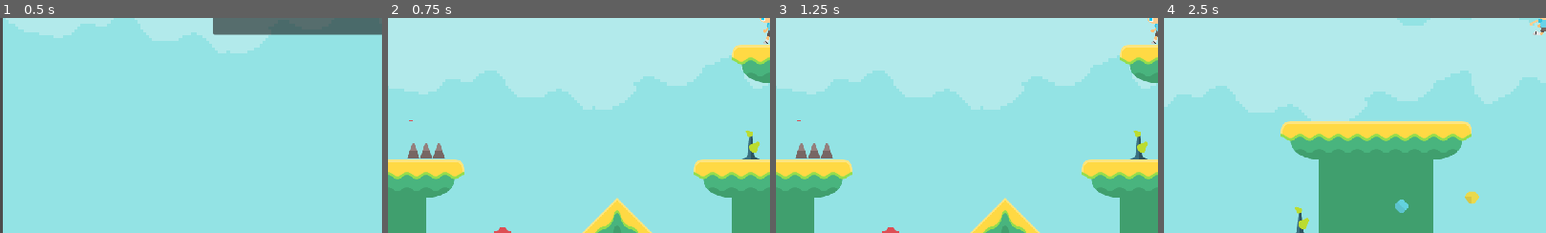
Above: before the commit, frames 1-4 (left to right).
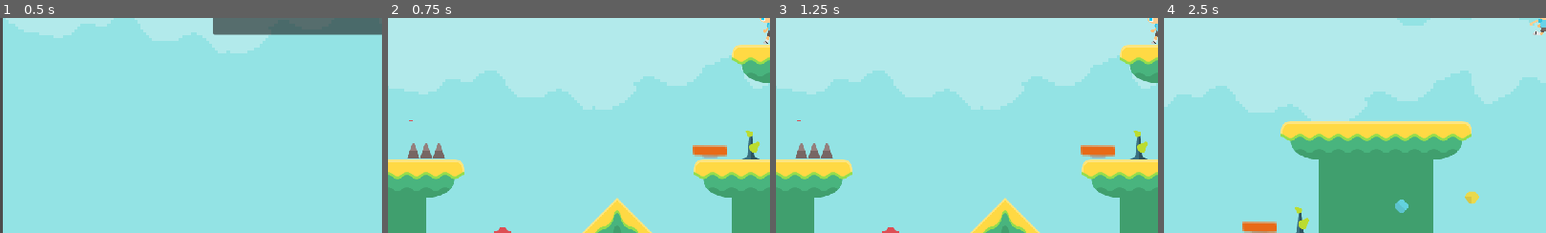
Above: after the commit, the same moments.

Repository: BridenJP/2D-platformer-sample-Godot4
Game: Godot game, scene res://main.tscn
Two runs of this game, one before a commit and one after it. Both use one fixed random seed, a clock stepped at 60 frames per second and the inputs below. Sound files missing from this copy of the repository are replaced by a short silence.
Inputs:
- Up to frame 1 (0.5 s): no input
- Up to frame 2 (0.75 s): click "START" at 0.5 s
- Up to frame 3 (1.25 s): no input
- Up to frame 4 (2.5 s): tap Enter (ui_accept) at 1.25, 2.27, 2.3 s; hold Enter (ui_accept) 1.28-2.03 s; hold Right (go_right) from 1.28 s (still down); tap Shift (power) at 2.1 s
The pictures show only the part of the screen within x 0-50%, y 50-100%; the shares and areas given below are measured in that part.

Frame 1 is identical in both runs. In frame 2, 0.5% of the frame differs, in the area x 79-89%, y 59-66%; in frame 3, 0.5%; in frame 4, 0.5%.

Commit message:
Subclassed collectibles. Prototype spring platform.

Diff:
--- /dev/null
+++ b/Assets/spring.svg
@@ -0,0 +1,229 @@
+<?xml version="1.0" encoding="UTF-8" standalone="no"?>
+<!-- Created with Inkscape (http://www.inkscape.org/) -->
+
+<svg
+   width="40"
+   height="40"
+   viewBox="0 0 40 40"
+   version="1.1"
+   id="svg8"
+   inkscape:version="1.2.2 (732a01da63, 2022-12-09)"
+   sodipodi:docname="spring.svg"
+   inkscape:export-filename="spring.png"
+   inkscape:export-xdpi="96"
+   inkscape:export-ydpi="96"
+   xmlns:inkscape="http://www.inkscape.org/namespaces/inkscape"
+   xmlns:sodipodi="http://sodipodi.sourceforge.net/DTD/sodipodi-0.dtd"
+   xmlns="http://www.w3.org/2000/svg"
+   xmlns:svg="http://www.w3.org/2000/svg"
+   xmlns:rdf="http://www.w3.org/1999/02/22-rdf-syntax-ns#"
+   xmlns:cc="http://creativecommons.org/ns#"
+   xmlns:dc="http://purl.org/dc/elements/1.1/">
+  <defs
+     id="defs2" />
+  <sodipodi:namedview
+     id="base"
+     pagecolor="#ffffff"
+     bordercolor="#666666"
+     borderopacity="1.0"
+     inkscape:pageopacity="0.0"
+     inkscape:pageshadow="2"
+     inkscape:zoom="15.839192"
+     inkscape:cx="7.0395006"
+     inkscape:cy="25.190679"
+     inkscape:document-units="px"
+     inkscape:current-layer="layer1"
+     showgrid="true"
+     inkscape:window-width="2880"
+     inkscape:window-height="1586"
+     inkscape:window-x="5749"
+     inkscape:window-y="-11"
+     inkscape:window-maximized="1"
+     units="mm"
+     inkscape:showpageshadow="2"
+     inkscape:pagecheckerboard="0"
+     inkscape:deskcolor="#d1d1d1">
+    <inkscape:grid
+       type="xygrid"
+       id="grid3450"
+       spacingx="2"
+       spacingy="2"
+       empspacing="10"
+       enabled="true" />
+  </sodipodi:namedview>
+  <metadata
+     id="metadata5">
+    <rdf:RDF>
+      <cc:Work
+         rdf:about="">
+        <dc:format>image/svg+xml</dc:format>
+        <dc:type
+           rdf:resource="http://purl.org/dc/dcmitype/StillImage" />
+      </cc:Work>
+    </rdf:RDF>
+  </metadata>
+  <g
+     inkscape:label="Layer 1"
+     inkscape:groupmode="layer"
+     id="layer1"
+     transform="translate(0,-749.3333)">
+    <g
+       id="g3483"
+       transform="matrix(0.94190537,0,0,1.0334041,0.71170511,-12.916055)"
+       style="stroke-width:1.01359">
+      <g
+         transform="matrix(0.26458333,0,0,0.26458333,-283.79622,662.81093)"
+         id="g1683"
+         style="stroke-width:1.01359">
+        <g
+           id="use1681"
+           style="stroke-width:1.01359">
+          <path
+             fill="#98b6b8"
+             stroke="none"
+             d="m 1127.45,422.85 q 1.4,-0.4 2.45,-1.45 1.1,-1.1 1.45,-2.55 h -40.7 q 0.35,1.45 1.45,2.55 1.05,1.05 2.45,1.45 h 32.9 m -31.35,4.55 q 1.6,1.6 3.9,1.6 h 22 q 2.3,0 3.9,-1.6 1.1,-1.1 1.45,-2.55 h -32.7 q 0.35,1.45 1.45,2.55 m 37.8,-17.8 q -1.6,-1.6 -3.9,-1.6 h -38 q -2.3,0 -3.9,1.6 -1.25,1.25 -1.5,2.9 0.25,1.65 1.5,2.9 1.05,1.05 2.45,1.45 h 40.9 q 1.4,-0.4 2.45,-1.45 1.25,-1.25 1.55,-2.9 -0.3,-1.65 -1.55,-2.9 z"
+             id="path3405"
+             style="stroke-width:1.04438" />
+          <path
+             fill="#84a4a6"
+             stroke="none"
+             d="m 1094.5,423.5 q 0,0.7 0.15,1.35 h 32.7 q 0.15,-0.65 0.15,-1.35 0,-0.35 -0.05,-0.65 h -32.9 q -0.05,0.3 -0.05,0.65 m 36.85,-4.65 q 0.15,-0.65 0.15,-1.35 0,-0.35 -0.05,-0.65 h -40.9 q -0.05,0.3 -0.05,0.65 0,0.7 0.15,1.35 z"
+             id="path3407"
+             style="stroke-width:1.04438" />
+          <path
+             fill="#b1cccd"
+             stroke="none"
+             d="m 1135.45,412.5 q 0.05,-0.5 0.05,-1 0,-2.3 -1.6,-3.9 -1.6,-1.6 -3.9,-1.6 h -38 q -2.3,0 -3.9,1.6 -1.6,1.6 -1.6,3.9 0,0.5 0.1,1 0.25,-1.65 1.5,-2.9 1.6,-1.6 3.9,-1.6 h 38 q 2.3,0 3.9,1.6 1.25,1.25 1.55,2.9 z"
+             id="path3409"
+             style="stroke-width:1.04438" />
+        </g>
+      </g>
+      <g
+         transform="matrix(0.26458333,0,0,0.26458333,-283.79622,662.81093)"
+         id="g2519"
+         style="stroke-width:1.01359">
+        <g
+           id="use2517"
+           style="stroke-width:1.01359">
+          <path
+             fill="#e86a17"
+             stroke="none"
+             d="m 1141.95,394.1 -64.25,-1.35 q -3.9,-0.1 -3.75,4 l 0.75,11.25 q 0.45,3.95 4.3,4.1 l 63,1.35 q 3.85,0 4,-3.9 v -11.3 q -0.15,-4.1 -4.05,-4.15 z"
+             id="path3399"
+             style="stroke-width:1.04438" />
+          <path
+             fill="#f5873f"
+             stroke="none"
+             d="m 1077.55,390.6 q -4.1,-0.1 -3.75,4.25 l 0.15,1.9 q -0.15,-4.1 3.75,-4 l 64.25,1.35 q 3.9,0.05 4.05,4.15 v -1.9 q -0.05,-4.35 -4.1,-4.45 z"
+             id="path3401"
+             style="stroke-width:1.04438" />
+        </g>
+      </g>
+    </g>
+    <g
+       id="g3472"
+       transform="translate(0.69392079,-20.213048)">
+      <g
+         transform="matrix(0.24921246,0,0,0.24645937,-267.2914,671.49231)"
+         id="g2835"
+         style="stroke-width:1.06759">
+        <g
+           id="use2833"
+           style="stroke-width:1.06759">
+          <path
+             fill="#98b6b8"
+             stroke="none"
+             d="m 1094.65,474.85 q 0.35,1.45 1.45,2.55 1.6,1.6 3.9,1.6 h 22 q 2.3,0 3.9,-1.6 1.1,-1.1 1.45,-2.55 h -32.7 m -4,-6 q 0.35,1.45 1.45,2.55 1.05,1.05 2.45,1.45 h 32.9 q 1.4,-0.4 2.45,-1.45 1.1,-1.1 1.45,-2.55 h -40.7 M 1092,458 q -2.3,0 -3.9,1.6 -1.25,1.25 -1.5,2.9 0.25,1.65 1.5,2.9 1.05,1.05 2.45,1.45 h 40.9 q 1.4,-0.4 2.45,-1.45 1.25,-1.25 1.55,-2.9 -0.3,-1.65 -1.55,-2.9 -1.6,-1.6 -3.9,-1.6 z"
+             id="path3379"
+             style="stroke-width:1.10002" />
+          <path
+             fill="#84a4a6"
+             stroke="none"
+             d="m 1094.55,472.85 q -0.05,0.3 -0.05,0.65 0,0.7 0.15,1.35 h 32.7 q 0.15,-0.65 0.15,-1.35 0,-0.35 -0.05,-0.65 h -32.9 m -4,-6 q -0.05,0.3 -0.05,0.65 0,0.7 0.15,1.35 h 40.7 q 0.15,-0.65 0.15,-1.35 0,-0.35 -0.05,-0.65 z"
+             id="path3381"
+             style="stroke-width:1.10002" />
+          <path
+             fill="#b1cccd"
+             stroke="none"
+             d="m 1135.45,462.5 q 0.05,-0.5 0.05,-1 0,-2.3 -1.6,-3.9 -1.6,-1.6 -3.9,-1.6 h -38 q -2.3,0 -3.9,1.6 -1.6,1.6 -1.6,3.9 0,0.5 0.1,1 0.25,-1.65 1.5,-2.9 1.6,-1.6 3.9,-1.6 h 38 q 2.3,0 3.9,1.6 1.25,1.25 1.55,2.9 z"
+             id="path3383"
+             style="stroke-width:1.10002" />
+        </g>
+      </g>
+      <g
+         transform="matrix(0.24921246,0,0,0.24645937,-267.2914,671.49231)"
+         id="g2839"
+         style="stroke-width:1.06759">
+        <g
+           id="use2837"
+           style="stroke-width:1.06759">
+          <path
+             fill="#e86a17"
+             stroke="none"
+             d="m 1146,458.25 q -0.15,-4.1 -4.05,-4.15 l -64.25,-1.35 q -3.9,-0.1 -3.75,4 l 0.75,11.25 q 0.45,3.95 4.3,4.1 l 63,1.35 q 3.85,0 4,-3.9 z"
+             id="path3387"
+             style="stroke-width:1.10002" />
+          <path
+             fill="#f5873f"
+             stroke="none"
+             d="m 1146,456.35 q -0.05,-4.35 -4.1,-4.45 l -64.35,-1.3 q -4.1,-0.1 -3.75,4.25 l 0.15,1.9 q -0.15,-4.1 3.75,-4 l 64.25,1.35 q 3.9,0.05 4.05,4.15 z"
+             id="path3389"
+             style="stroke-width:1.10002" />
+        </g>
+      </g>
+    </g>
+    <g
+       id="g3461"
+       transform="matrix(0.94190537,0,0,1.0392407,-4.2095408,-50.961675)"
+       style="stroke-width:1.01074">
+      <g
+         transform="matrix(0.26458333,0,0,0.26458333,-283.79622,662.81093)"
+         id="g1679"
+         style="stroke-width:1.01074">
+        <g
+           id="use1677"
+           style="stroke-width:1.01074">
+          <path
+             fill="#677f80"
+             stroke="none"
+             d="m 1216.7,470.65 3.25,-6.5 h -18.5 l 3.25,6.5 h 12 m 7,-14 3,-6 h -32 l 3,6 z"
+             id="path3413"
+             style="stroke-width:1.04144" />
+          <path
+             fill="#98b6b8"
+             stroke="none"
+             d="m 1224.35,473.75 q -1.1,-1.1 -2.65,-1.1 h -22 q -1.55,0 -2.65,1.1 -0.75,0.75 -0.95,1.65 0.2,0.9 0.95,1.65 1.1,1.1 2.65,1.1 h 22 q 1.55,0 2.65,-1.1 0.75,-0.75 1,-1.65 -0.25,-0.9 -1,-1.65 m 6,-12.35 q -0.25,-0.9 -1,-1.65 -0.4,-0.4 -0.85,-0.65 -0.8,-0.45 -1.8,-0.45 h -32 q -1,0 -1.75,0.45 -0.5,0.25 -0.9,0.65 -0.75,0.75 -0.95,1.65 0.2,0.9 0.95,1.65 1.1,1.1 2.65,1.1 h 6.75 18.5 6.75 q 1.55,0 2.65,-1.1 0.75,-0.75 1,-1.65 m 1.35,-10.75 q 1.55,0 2.65,-1.1 0.75,-0.75 1,-1.65 -0.25,-0.9 -1,-1.65 -1.1,-1.1 -2.65,-1.1 h -42 q -1.55,0 -2.65,1.1 -0.75,0.75 -0.95,1.65 0.2,0.9 0.95,1.65 1.1,1.1 2.65,1.1 h 5 32 z"
+             id="path3415"
+             style="stroke-width:1.04144" />
+          <path
+             fill="#b1cccd"
+             stroke="none"
+             d="m 1225.45,474.4 q 0,-1.55 -1.1,-2.65 -1.1,-1.1 -2.65,-1.1 h -5 -12 -5 q -1.55,0 -2.65,1.1 -1.1,1.1 -1.1,2.65 0,0.55 0.15,1 0.2,-0.9 0.95,-1.65 1.1,-1.1 2.65,-1.1 h 22 q 1.55,0 2.65,1.1 0.75,0.75 1,1.65 0.1,-0.45 0.1,-1 m 3.9,-16.65 q -0.4,-0.4 -0.85,-0.65 -0.8,-0.45 -1.8,-0.45 h -3 -26 -3 q -1,0 -1.75,0.45 -0.5,0.25 -0.9,0.65 -1.1,1.1 -1.1,2.65 0,0.55 0.15,1 0.2,-0.9 0.95,-1.65 0.4,-0.4 0.9,-0.65 0.75,-0.45 1.75,-0.45 h 32 q 1,0 1.8,0.45 0.45,0.25 0.85,0.65 0.75,0.75 1,1.65 0.1,-0.45 0.1,-1 0,-1.55 -1.1,-2.65 m 5,-13.5 q -1.1,-1.1 -2.65,-1.1 h -42 q -1.55,0 -2.65,1.1 -1.1,1.1 -1.1,2.65 0,0.55 0.15,1 0.2,-0.9 0.95,-1.65 1.1,-1.1 2.65,-1.1 h 42 q 1.55,0 2.65,1.1 0.75,0.75 1,1.65 0.1,-0.45 0.1,-1 0,-1.55 -1.1,-2.65 z"
+             id="path3417"
+             style="stroke-width:1.04144" />
+        </g>
+      </g>
+      <g
+         transform="matrix(0.26458333,0,0,0.26458333,-283.79622,662.81093)"
+         id="g2843"
+         style="stroke-width:1.01074">
+        <g
+           id="use2841"
+           style="stroke-width:1.01074">
+          <path
+             fill="#e86a17"
+             stroke="none"
+             d="m 1246,431.25 q -0.15,-4.1 -4.05,-4.15 l -64.25,-1.35 q -3.9,-0.1 -3.75,4 l 0.75,11.25 q 0.45,3.95 4.3,4.1 l 63,1.35 q 3.85,0 4,-3.9 z"
+             id="path3393"
+             style="stroke-width:1.04144" />
+          <path
+             fill="#f5873f"
+             stroke="none"
+             d="m 1246,429.35 q -0.05,-4.35 -4.1,-4.45 l -64.35,-1.3 q -4.1,-0.1 -3.75,4.25 l 0.15,1.9 q -0.15,-4.1 3.75,-4 l 64.25,1.35 q 3.9,0.05 4.05,4.15 z"
+             id="path3395"
+             style="stroke-width:1.04144" />
+        </g>
+      </g>
+    </g>
+  </g>
+</svg>
--- a/Characters/player.gd
+++ b/Characters/player.gd
@@ -2,6 +2,7 @@
 
 class_name Player
 
+signal dying
 signal finished_dying
 
 # Normal walking speed
@@ -92,7 +93,7 @@
 	if Input.is_action_just_pressed("ui_accept") and !airborne:
 		velocity.y = JUMP_VELOCITY
 		set_animation("jump_start")
-		$JumpSound.play()
+		$Sounds.playTrack(Sounds.Tracks.Jump)
 		jumping = true
 
 	# Get the input direction and handle the movement/deceleration.
@@ -130,18 +131,22 @@
 	for i in range(get_slide_collision_count()):
 		var collider = get_slide_collision(i).get_collider()
 		if (collider is TileMap) && (collider.name == "DeadlyGround"):
-			deadness = LIFE_CYCLE.Dying
-			set_animation("dead")
+			die()
 		elif !(collider is TileMap):
 			print(collider.name)
 		# TODO Do something with the collider
 
+# Die! Set to "dying", play "dead" animation and emit signal
+func die() -> void:
+	deadness = LIFE_CYCLE.Dying
+	emit_signal("dying")
+	set_animation("dead")
+
 # Main tells us when our health changes
 func _on_health_changed(value) -> void:
 	# If health is 0, we are dying
-	if value <= 0:
-		deadness = LIFE_CYCLE.Dying
-		set_animation("dead")
+	if (deadness == LIFE_CYCLE.Alive) && (value <= 0):
+		die()
 
 # Handle changes that occur at end of animations
 func _on_sprite_animation_finished() -> void:
--- a/Characters/player.tscn
+++ b/Characters/player.tscn
@@ -76,7 +76,7 @@
 [ext_resource type="Texture2D" uid="uid://bbesrer22nttx" path="res://Assets/flatboy/Walk (13).png" id="59_dypwg"]
 [ext_resource type="Texture2D" uid="uid://drq0xsa46gt8e" path="res://Assets/flatboy/Walk (14).png" id="60_rmr2s"]
 [ext_resource type="Texture2D" uid="uid://can867rn4uepo" path="res://Assets/flatboy/Walk (15).png" id="61_p7ns5"]
-[ext_resource type="AudioStream" uid="uid://belwogqwayxcd" path="res://Sounds/jump.wav" id="77_be1q1"]
+[ext_resource type="PackedScene" uid="uid://c36pxe0d05a60" path="res://Sounds/Sounds.tscn" id="77_csqli"]
 
 [sub_resource type="SpriteFrames" id="SpriteFrames_881wu"]
 animations = [{
@@ -359,7 +359,6 @@
 
 [node name="Camera2D" type="Camera2D" parent="."]
 
-[node name="JumpSound" type="AudioStreamPlayer2D" parent="."]
-stream = ExtResource("77_be1q1")
+[node name="Sounds" parent="." instance=ExtResource("77_csqli")]
 
 [connection signal="animation_finished" from="Sprite" to="." method="_on_sprite_animation_finished"]
--- a/Collectibles/collectible.gd
+++ b/Collectibles/collectible.gd
@@ -10,22 +10,19 @@
 # So we can give collectibles different values (for adding to score etc)
 @export var value: int = 1
 
-func get_sound() -> Resource:
-	return preload("res://Sounds/collect.wav")
-
 func _ready() -> void:
 	# Note: This could be done directly on the node, but having it
 	# in code makes it easier to follow
 	add_to_group("collectible")
 
-	# Load sound
-	$CollectSound.stream = get_sound()
-
 func _on_body_entered(body: Node) -> void:
 	if body is Player:
-		$CollectSound.play()
+		$Sounds.playTrack(get_sound())
 		hide() # NOTE: We'll free the collectible when the sound finishes
 		emit_signal("collected", value)
 
-func _on_collect_sound_finished():
+func _on_main_sounds_finished():
 	queue_free() # Remove the object
+
+func get_sound() -> Sounds.Tracks:
+	return Sounds.Tracks.Collect
--- a/Collectibles/collectible.tscn
+++ b/Collectibles/collectible.tscn
@@ -1,7 +1,8 @@
-[gd_scene load_steps=4 format=3 uid="uid://rih3olhg482t"]
+[gd_scene load_steps=5 format=3 uid="uid://rih3olhg482t"]
 
 [ext_resource type="Script" path="res://Collectibles/collectible.gd" id="1_lggdp"]
 [ext_resource type="Texture2D" uid="uid://cxhjxkj31g2e0" path="res://Assets/tilesheet_complete.png" id="2_p767c"]
+[ext_resource type="PackedScene" uid="uid://c36pxe0d05a60" path="res://Sounds/Sounds.tscn" id="3_1fvsl"]
 
 [sub_resource type="CircleShape2D" id="CircleShape2D_8ocmk"]
 radius = 16.0
@@ -19,7 +20,7 @@
 scale = Vector2(1.08, 1)
 shape = SubResource("CircleShape2D_8ocmk")
 
-[node name="CollectSound" type="AudioStreamPlayer2D" parent="."]
+[node name="Sounds" parent="." instance=ExtResource("3_1fvsl")]
 
 [connection signal="body_entered" from="." to="." method="_on_body_entered"]
-[connection signal="finished" from="CollectSound" to="." method="_on_collect_sound_finished"]
+[connection signal="finished" from="Sounds" to="." method="_on_main_sounds_finished"]
--- a/Collectibles/collectible_flower.gd
+++ b/Collectibles/collectible_flower.gd
@@ -1,4 +1,4 @@
 extends Collectible
 
-func get_sound() -> Resource:
-	return preload("res://Sounds/collect_flower.wav")
+func get_sound() -> Sounds.Tracks:
+	return Sounds.Tracks.CollectFlower
--- a/Levels/level_1.tscn
+++ b/Levels/level_1.tscn
@@ -6,6 +6,10 @@
 [ext_resource type="PackedScene" uid="uid://b3pv1p3krwves" path="res://Collectibles/collectible_gem.tscn" id="4_81acj"]
 [ext_resource type="PackedScene" uid="uid://cofcjrutbflqc" path="res://Obstacles/obstacle_spikes.tscn" id="5_e0trj"]
 [ext_resource type="PackedScene" uid="uid://c5kwlkgunse2q" path="res://Characters/player.tscn" id="6_oaln0"]
+[ext_resource type="Texture2D" uid="uid://cx7i1ptk0730q" path="res://Assets/spring.png" id="7_ka006"]
+
+[sub_resource type="RectangleShape2D" id="RectangleShape2D_6qspj"]
+size = Vector2(20, 5.625)
 
 [node name="Level1" type="Node2D"]
 
@@ -51,3 +55,20 @@
 z_index = 1
 position = Vector2(832, -109)
 floor_max_angle = 0.797615
+
+[node name="Area2D" type="Area2D" parent="."]
+z_index = 5
+position = Vector2(732, 94)
+
+[node name="Spring" type="Sprite2D" parent="Area2D"]
+scale = Vector2(3.2, 3.2)
+texture = ExtResource("7_ka006")
+hframes = 2
+vframes = 2
+
+[node name="CollisionShape2D" type="CollisionShape2D" parent="Area2D"]
+position = Vector2(0, 18)
+scale = Vector2(3.2, 3.2)
+shape = SubResource("RectangleShape2D_6qspj")
+
+[connection signal="dying" from="Player" to="CollectibleCoin" method="_on_player_dying"]
--- a/Obstacles/obstacle.gd
+++ b/Obstacles/obstacle.gd
@@ -11,10 +11,9 @@
 @export var damage: int = 1
 
 func _ready() -> void:
-	# Note: This could be done directly on the node, but having it
-	# in code makes it easier to follow
+	# Note: This could be done directly on the node, but having it in code makes it easier to follow
 	add_to_group("obstacle")
 
-func _on_body_entered(body) -> void:
+func _on_body_entered(body: Node) -> void:
 	if body is Player:
 		emit_signal("damage_done", damage) # We can give obstacles different damage
--- /dev/null
+++ b/Sounds/Sounds.gd
@@ -0,0 +1,39 @@
+extends AudioStreamPlayer
+class_name Sounds
+
+enum Tracks {
+	Collect,
+	CollectFlower,
+	GameOver,
+	Jump,
+	Music
+}
+
+var Streams = [
+	preload("res://Sounds/collect.wav"),
+	preload("res://Sounds/collect-flower.wav"),
+	preload("res://Sounds/game-over.mp3"),
+	preload("res://Sounds/jump.wav"),
+	preload("res://Sounds/music.mp3")
+]
+
+func playTrack(track: Tracks) -> void:
+	stream = Streams[track]
+	play()
+
+# Function to fade from the current volume to a target volume over a specified duration
+func fade_to(target_volume_db: float, duration: float):
+	var start_volume: float = volume_db
+	var elapsed: float = 0.0
+	var timer: Timer = Timer.new()  # Create a new Timer node
+	add_child(timer)  # Add Timer to the tree
+
+	while playing && (elapsed < duration):
+		timer.start(0.05)  # Start timer and wait for 0.05 seconds
+		await timer.timeout  # Await the timeout signal
+		elapsed += 0.05
+		volume_db = lerp(start_volume, target_volume_db, elapsed / duration)
+
+	volume_db = target_volume_db  # Ensure it ends at the exact target volume
+	remove_child(timer)  # Clean up the timer node
+	timer.queue_free()
--- /dev/null
+++ b/Sounds/Sounds.tscn
@@ -0,0 +1,7 @@
+[gd_scene load_steps=2 format=3 uid="uid://c36pxe0d05a60"]
+
+[ext_resource type="Script" path="res://Sounds/Sounds.gd" id="1_gm22c"]
+
+[node name="Sounds" type="AudioStreamPlayer"]
+autoplay = true
+script = ExtResource("1_gm22c")
--- a/main.gd
+++ b/main.gd
@@ -10,6 +10,8 @@
 var health: int
 var level_node: Node # Our placeholder node where we will put the level scene
 var current_level: Node2D # The currently loaded level scene
+
+const MUSIC_VOL_DB: float = -30.0
 
 # Called when the node enters the scene tree for the first time.
 func _ready() -> void:
@@ -53,6 +55,7 @@
 func connect_player() -> void:
 	var player: Node = current_level.get_node_or_null("Player")
 	assert(player, "Player node not found or not ready")
+	player.connect("dying", _on_player_dying)
 	player.connect("finished_dying", _on_player_finished_dying)
 
 func _on_hud_game_started():
@@ -77,17 +80,23 @@
 func _on_obstacle_damage_done(damage: int):
 	set_health(health - damage)
 
+func _on_player_dying() -> void:
+	$Sounds.playTrack(Sounds.Tracks.GameOver)
+	$Music.fade_to(-100.0, 1.0)
+
 func _on_player_finished_dying() -> void:
+	print("finished dying")
 	set_playing(false)
 	end_level()
 
 # Setter for playing (emits signal)
 func set_playing(value: bool):
 	playing = value
-	#if playing:
-		#$Music.play()
-	#else:
-		#$Music.stop()
+	if playing:
+		$Music.playTrack(Sounds.Tracks.Music)
+		$Music.volume_db = MUSIC_VOL_DB
+	else:
+		$Music.stop()
 	emit_signal("playing_changed", playing)
 
 # Setter for score (emits signal)
--- a/main.tscn
+++ b/main.tscn
@@ -3,7 +3,7 @@
 [ext_resource type="Script" path="res://main.gd" id="1_8j5yo"]
 [ext_resource type="PackedScene" uid="uid://cdsdw8gsgr0ta" path="res://HUD/hud.tscn" id="1_v2n0h"]
 [ext_resource type="Texture2D" uid="uid://vc3kxmvvwwfl" path="res://Assets/Background.png" id="3_pnbjf"]
-[ext_resource type="AudioStream" uid="uid://cxbd2u5dawikv" path="res://Sounds/music.mp3" id="4_cmh5p"]
+[ext_resource type="PackedScene" uid="uid://c36pxe0d05a60" path="res://Sounds/Sounds.tscn" id="4_mr7f0"]
 [ext_resource type="TileSet" uid="uid://b2kanoby0tp2m" path="res://Levels/level_1.tres" id="5_7ebin"]
 
 [node name="Main" type="Node2D"]
@@ -24,9 +24,10 @@
 scale = Vector2(5, 5)
 texture = ExtResource("3_pnbjf")
 
-[node name="Music" type="AudioStreamPlayer2D" parent="."]
-stream = ExtResource("4_cmh5p")
-volume_db = -13.653
+[node name="Sounds" parent="." instance=ExtResource("4_mr7f0")]
+
+[node name="Music" parent="." instance=ExtResource("4_mr7f0")]
+volume_db = -20.622
 
 [node name="DeadlyGround" type="TileMap" parent="."]
 position = Vector2(-1000, 1200)
Binary file added: Assets/spring.png
Not shown, added: Assets/spring.png.import
Not shown, added: Assets/spring.svg.import
Not shown: 1 places in Levels/level_1.tscn that only renumber resources
Not shown, changed: Sounds/collect-flower.wav.import
Not shown, added: Sounds/game-over.mp3.import
Not shown, added: Sounds/collect-flower.wav
Not shown, added: Sounds/game-over.mp3
